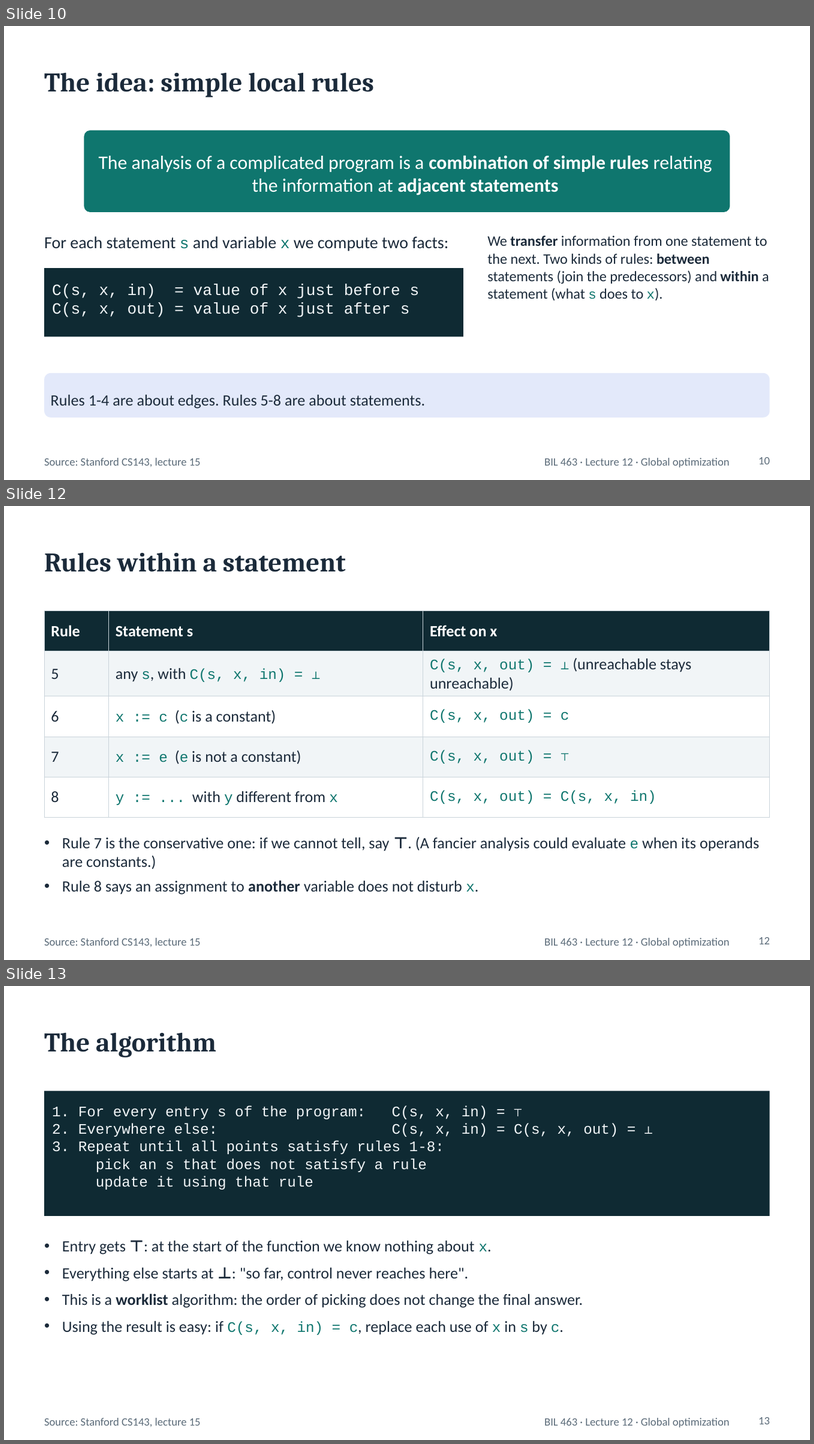
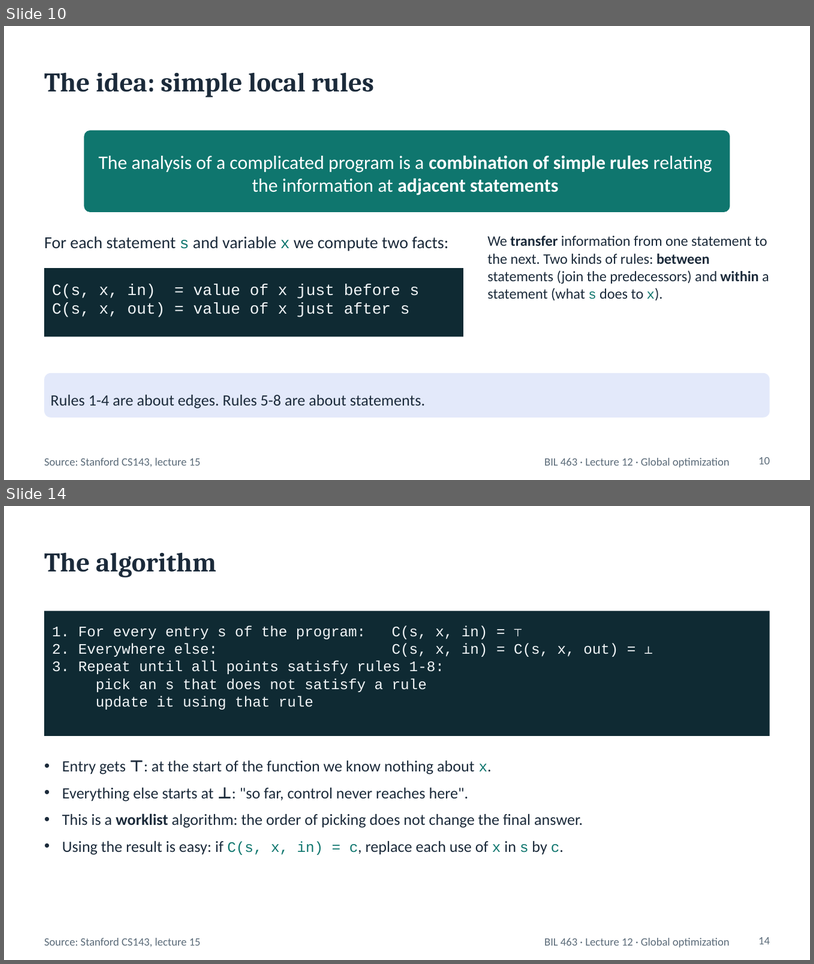
Before and after one commit to adaskin/compiler-course, a slide deck: lecture-notes/12-global-optimization.pptx. Shown one above the other, each under a label of ours: slides 10, 12 and 13 before the commit, slides 10 and 14 after it; the slides between them are not shown. The pictures are 814x1444 and 814x964 pixels, drawn with LibreOffice and Linux fonts; fonts in the diff are those of the drawing. Boxes give left, top, right and bottom in pixels: in the first picture for what was removed or moved away, otherwise in the second. Text is boxed around its words. In the diff, an @@ line names an element or a change of style, - is before the commit and + after.

```diff
--- a/lecture-notes/12-global-optimization.pptx
+++ b/lecture-notes/12-global-optimization.pptx
@@ slide 12 removed at (x1=4, y1=506, x2=810, y2=960), background #FFFFFF; not listed: 1 template element that a slide beside it also shows @@
@@ title removed at (x1=44, y1=553, x2=346, y2=572) @@
-Rules within a statement
@@ table removed at (x1=44, y1=611, x2=770, y2=807), 5 rows, 3 columns @@
-Rule | Statement s | Effect on x
-5 | any s, with C(s, x, in) = ⊥ | C(s, x, out) = ⊥ (unreachable stays unreachable)
-6 | x := c (c is a constant) | C(s, x, out) = c
-7 | x := e (e is not a constant) | C(s, x, out) = ⊤
-8 | y := ... with y different from x | C(s, x, out) = C(s, x, in)
@@ text removed at (x1=62, y1=837, x2=759, y2=894) @@
-• Rule 7 is the conservative one: if we cannot tell, say ⊤. (A fancier analysis could evaluate e when its operands are constants.)
-• Rule 8 says an assignment to another variable does not disturb x.
@@ text removed at (x1=44, y1=937, x2=201, y2=946) @@
-Source: Stanford CS143, lecture 15
@@ page number removed at (x1=759, y1=937, x2=770, y2=944) @@
-12
@@ what was slide 13 is now slide 14 @@
@@ page number at (x1=759, y1=937, x2=770, y2=944): text changed @@
-13
+14
```
Also in this commit, not shown: 3 slides added, 1 other slide removed, 1 other file.
